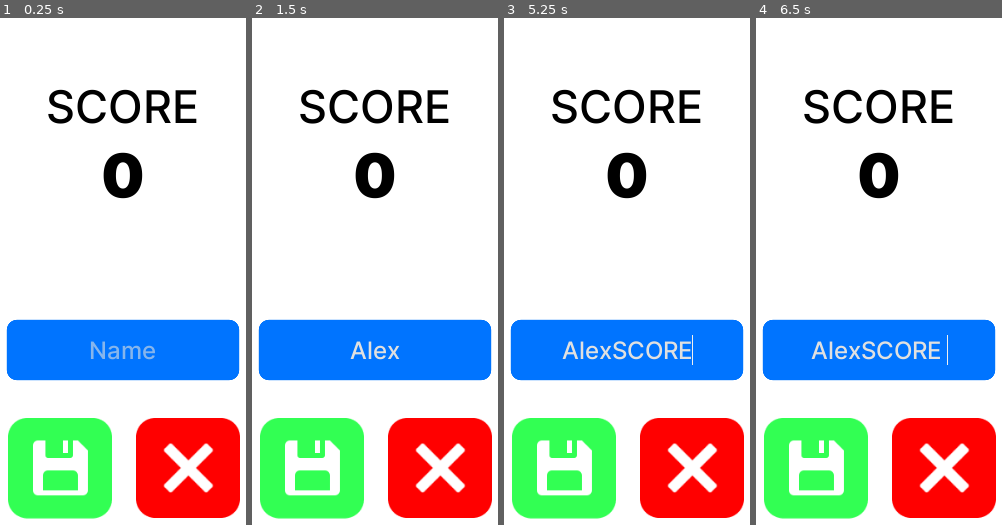
Above: before the commit, frames 1-4 (left to right).
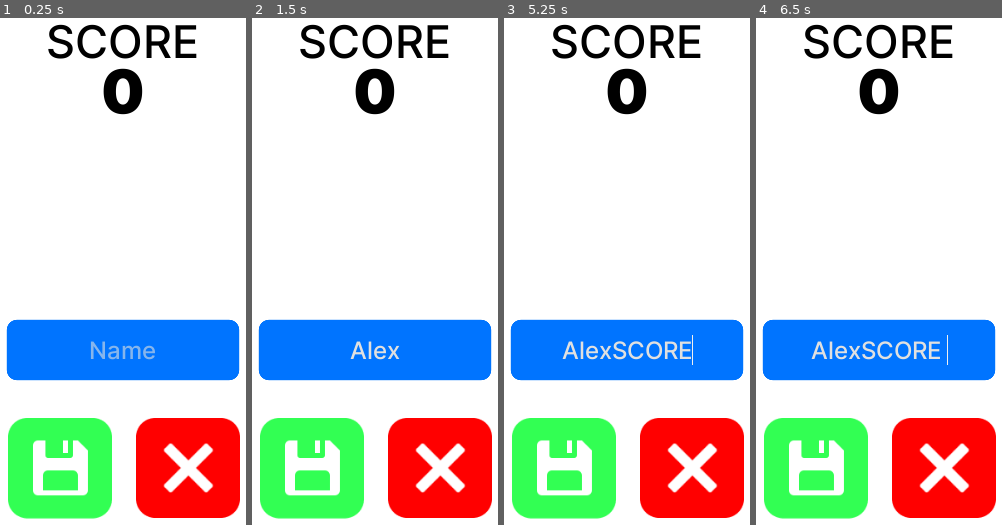
Above: after the commit, the same moments.

Repository: EmilienLeroy/FallingSquare
Game: Godot game, scene res://views/save.tscn
The game is run twice, just before and just after one commit, with the same random seed, the same clock (stepped at 60 frames per second) and the same inputs. This scene is started directly instead of the project's main scene.
Inputs (mouse positions are in pixels of both pictures, inside the frame that each line leads up to):
- Up to frame 1 (0.25 s): no input
- Up to frame 2 (1.5 s): click (375, 347) at 0.52 s; type "Alex" at 0.6 s; click (311, 469) at 1.25 s
- Up to frame 3 (5.25 s): click (563, 469) at 2 s; click (563, 469) at 2.75 s; click (690, 469) at 3.5 s; tap Enter at 4.25 s; move the mouse to (705, 322) at 4.27 s; click (705, 322) at 4.42 s; type "SCORE" at 5 s
- Up to frame 4 (6.5 s): tap Space at 5.75 s; move the mouse to (807, 403) at 5.77 s; click (807, 403) at 5.92 s

The runs differ from the first frame. In frame 1, 5.2% of the frame differs, in the area x 19-81%, y 1-36%; in frame 2, 5.2%; in frame 3, 5.2%; in frame 4, 5.2%.

Commit message:
✨ Display score from highscore instance

Diff:
--- /dev/null
+++ b/components/rank.gd
@@ -0,0 +1,6 @@
+extends MarginContainer
+
+func set_rank(rank):
+	$HBoxContainer/Rank.text = str(rank.rank) + ".";
+	$HBoxContainer/Name.text = str(rank.name);
+	$HBoxContainer/Value.text = str(rank.value);
--- /dev/null
+++ b/components/rank.tscn
@@ -0,0 +1,67 @@
+[gd_scene load_steps=7 format=2]
+
+[ext_resource path="res://assets/fonts/Inter-Bold.ttf" type="DynamicFontData" id=1]
+[ext_resource path="res://components/rank.gd" type="Script" id=2]
+[ext_resource path="res://assets/fonts/Inter-Medium.ttf" type="DynamicFontData" id=3]
+
+[sub_resource type="DynamicFont" id=1]
+size = 30
+font_data = ExtResource( 1 )
+
+[sub_resource type="DynamicFont" id=2]
+size = 30
+font_data = ExtResource( 3 )
+
+[sub_resource type="DynamicFont" id=3]
+size = 30
+font_data = ExtResource( 1 )
+
+[node name="Rank" type="MarginContainer"]
+anchor_left = 0.5
+anchor_top = 0.5
+anchor_right = 0.5
+anchor_bottom = 0.5
+margin_left = -156.0
+margin_top = -400.0
+margin_right = 156.0
+margin_bottom = -360.0
+script = ExtResource( 2 )
+
+[node name="HBoxContainer" type="HBoxContainer" parent="."]
+margin_right = 312.0
+margin_bottom = 40.0
+custom_constants/separation = 0
+
+[node name="Rank" type="Label" parent="HBoxContainer"]
+margin_top = 1.0
+margin_right = 32.0
+margin_bottom = 39.0
+size_flags_horizontal = 3
+size_flags_stretch_ratio = 0.35
+custom_colors/font_color = Color( 0, 0, 0, 1 )
+custom_fonts/font = SubResource( 1 )
+clip_text = true
+percent_visible = 1.5
+
+[node name="Name" type="Label" parent="HBoxContainer"]
+margin_left = 32.0
+margin_top = 1.0
+margin_right = 218.0
+margin_bottom = 39.0
+size_flags_horizontal = 3
+size_flags_stretch_ratio = 2.0
+custom_colors/font_color = Color( 0, 0, 0, 1 )
+custom_fonts/font = SubResource( 2 )
+clip_text = true
+uppercase = true
+percent_visible = -0.047619
+
+[node name="Value" type="Label" parent="HBoxContainer"]
+margin_left = 218.0
+margin_top = 1.0
+margin_right = 312.0
+margin_bottom = 39.0
+size_flags_horizontal = 3
+custom_colors/font_color = Color( 0, 0.227451, 1, 1 )
+custom_fonts/font = SubResource( 3 )
+align = 2
--- a/views/save.gd
+++ b/views/save.gd
@@ -1,6 +1,8 @@
 extends Node2D
 
 signal cancel;
+
+var Rank = preload("res://components/rank.tscn");
 
 var score = 0;
 var highscore_url = ProjectSettings.get_setting("application/config/highscore");
@@ -16,7 +18,7 @@
 		# TODO: display an error
 		return;
 
-	var error = $GET.request(highscore_url);
+	var error = $GET.request(highscore_url + "?limit=4");
 
 	if (error != OK):
 		# TODO: display an error
@@ -33,4 +35,11 @@
 	var json = JSON.parse(body.get_string_from_utf8())
 	var ranks = json.result;
 
-	# TODO: Display scores
+	if (!ranks):
+		# TODO: display error&&
+		return;
+
+	for rank in ranks:
+		var rankItem = Rank.instance();
+		rankItem.set_rank(rank);
+		$Scores.add_child(rankItem);
--- a/views/save.tscn
+++ b/views/save.tscn
@@ -67,9 +67,9 @@
 placeholder_text = "Name"
 
 [node name="Title" type="Label" parent="."]
-margin_top = 114.0
+margin_top = 49.0
 margin_right = 360.0
-margin_bottom = 176.0
+margin_bottom = 111.0
 custom_colors/font_color = Color( 0, 0, 0, 1 )
 custom_fonts/font = SubResource( 8 )
 text = "SCORE"
@@ -78,13 +78,19 @@
 uppercase = true
 
 [node name="Value" type="Label" parent="."]
-margin_top = 176.0
+margin_top = 92.0
 margin_right = 360.0
-margin_bottom = 225.0
+margin_bottom = 166.0
 custom_colors/font_color = Color( 0, 0, 0, 1 )
 custom_fonts/font = SubResource( 9 )
 text = "0"
 align = 1
 valign = 1
 
+[node name="Scores" type="VBoxContainer" parent="."]
+margin_left = 32.0
+margin_top = 176.0
+margin_right = 328.0
+margin_bottom = 344.0
+
 [node name="GET" type="HTTPRequest" parent="."]
